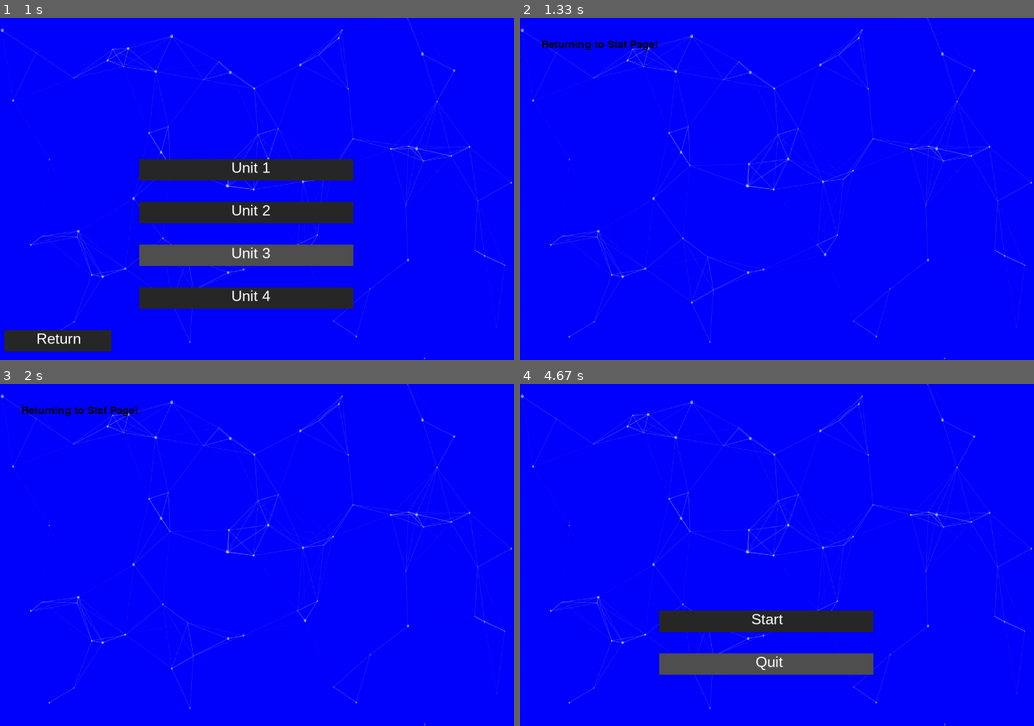
Above: before the commit, frames 1-4 (two rows, left to right).
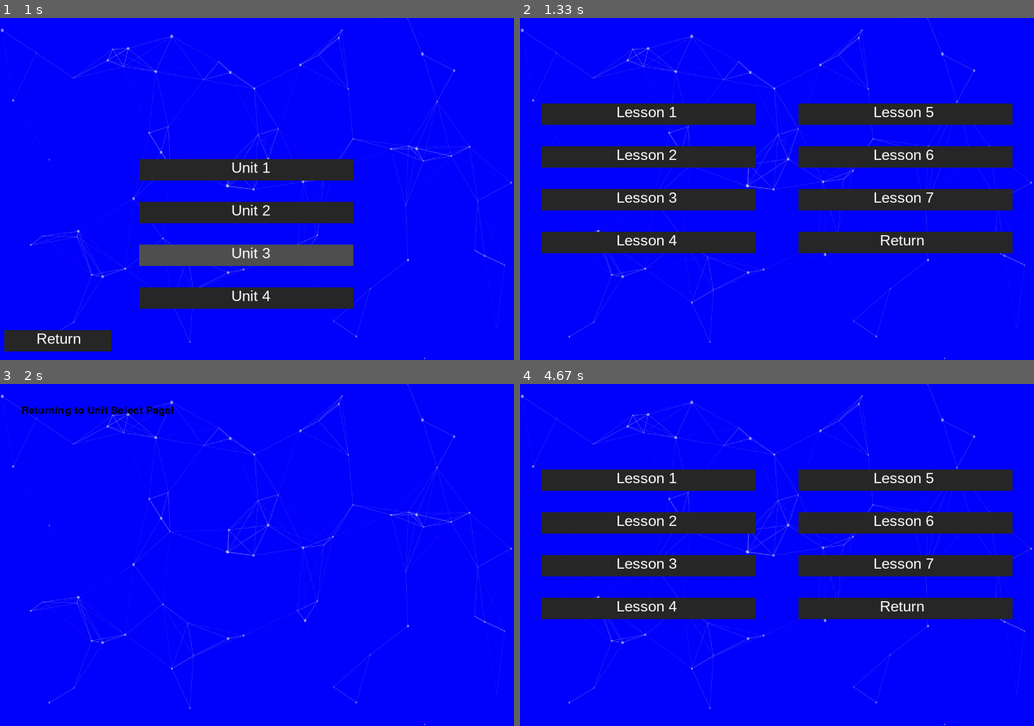
Above: after the commit, the same moments.

Repository: cinnamonflavoredbismuth/CS1400-2-Final
Game: pygame game, started from pygame_display.py
Same seed, same stepped clock (60 frames per second), same inputs: the game is played once before the commit and once after it.
Inputs (mouse positions are in pixels of both pictures, inside the frame that each line leads up to):
- Up to frame 1 (1 s): click "Create Account" at 0.43 s; click (308, 264) at 0.8 s
- Up to frame 2 (1.33 s): click "Unit 1" at 1.2 s
- Up to frame 3 (2 s): click (385, 565) at 1.6 s, where only the run after the commit has a clickable "Lesson 7"
- Up to frame 4 (4.67 s): click (766, 664) at 4.52 s, where only the run after the commit has a clickable "Unit 4"

Frame 1 is identical in both runs. In frame 2, 21% of the frame differs, in the area x 4-96%, y 6-69%; in frame 3, 0.2%; in frame 4, 25%, in the area x 4-96%, y 25-85%.

Commit message:
Co-authored-by: cinnamonflavoredbismuth <cinnamonflavoredbismuth@users.noreply.github.com> Co-authored-by: UCAS-LukeMurdock <UCAS-LukeMurdock@users.noreply.github.com> Co-authored-by: Tate-masterofCHAOS <Tate-masterofCHAOS@users.noreply.github.com>

Diff:
--- a/account_handler.py
+++ b/account_handler.py
@@ -55,7 +55,6 @@
         return (self.name,self.password,self.unit,self.lesson,self.streak,datetime.today(),self.lives)
 
     def display_streak(self): # displays streak
-        pass
         # Get user's account info from csv file
         input(f"Your streak is: {self.streak}\nPress Enter to Continue\n")
 
@@ -98,16 +97,23 @@
             return accs
 
 def new_account(name,password): #
-        name=name.strip()
-        password=password.strip()
-        acc=User(name,password,1,1,0,datetime.today(),3)
-        acc.basic()
-        exists=load(name)
-        if exists==False:
-            with open("users.csv", "a", newline='') as file:
-                writer = csv.writer(file)
-                writer.writerow(acc.export())
-            print('account successfully created')
-        else:
-            print('account already exists')
-            return False
+    name=name.strip()
+    password=password.strip()
+    acc=User(name,password,1,1,0,datetime.today(),3)
+    acc.basic()
+    exists=load(name)
+    if exists==False:
+        with open("users.csv", "a", newline='') as file:
+            writer = csv.writer(file)
+            writer.writerow(acc.export())
+        print('account successfully created')
+    else:
+        print('account already exists')
+        return False
+
+def log_in(name, password): # Checks to see if the user's inputted account exists
+    accs = load_all()
+    for acc in accs:
+        if acc.name == name and acc.pasword == password:
+            return True
+    return False
--- a/basic_functions.py
+++ b/basic_functions.py
@@ -7,3 +7,20 @@
         else:
             pygame.draw.rect(screen,dict['main_color'],[dict['StartPos']['x'],dict['StartPos']['y'],dict['width'],dict['height']]) # If mouse is not touching
         screen.blit(pygame.font.SysFont(dict['font'],dict['fontsize']).render(dict['text'] , True , dict["text_color"]),(dict['StartPos']['x']+dict["text_offset"],dict['StartPos']['y'])) # Putting text on the button
+
+
+def user_input():
+    pass
+
+EXAMPLE_DICT = {
+"width" : 500, # width of the button
+"height" : 50, # height of the button
+"StartPos": {"x" :  325,"y" : 630}, # Top left is 0,0
+"text": "Quit",
+"font": "Arial",
+"fontsize": 35,
+"hover_color": (80,80,80),
+"main_color": (40,40,40),
+"text_offset": 225,
+"text_color": (255,255,255)
+}
--- /dev/null
+++ b/lesson_select.py
@@ -0,0 +1,205 @@
+import pygame
+import csv
+import random
+from basic_functions import btn
+
+# Define the Spanish or Vanish game
+# This is a simple game where the user selects the correct answer from multiple options.
+# The game will display a lesson and multiple options, and the user has to select the correct one.
+# The game will be played using Pygame, a popular library for creating games in Python.
+def lesson_select():
+    # Define the Spanish or Vanish game
+    # This is a simple game where the user selects the correct answer from multiple options.
+    # The game will display a lesson and multiple options, and the user has to select the correct one.
+    # The game will be played using Pygame, a popular library for creating games in Python.
+
+    # Initialize Pygame
+    pygame.init()
+
+    # Set up the display
+    screen = pygame.display.set_mode((1200, 800))
+    pygame.display.set_caption('Spanish or Vanish')
+    pygame.display.set_icon(pygame.image.load('logo_uwu.png'))
+
+
+    # Image background
+    background_image = pygame.image.load('BG.webp')  # Load the image
+    background_image = pygame.transform.scale(background_image, (1200, 800))  # Scale to fit the screen
+
+    # Set up fonts
+    font = pygame.font.Font(None, 36)
+    title_font = pygame.font.Font(None, 72)  # Larger font for the title
+
+    #Set up buttons
+    lesson_1_btn = {
+    "width" : 500, # width of the button
+    "height" : 50, # height of the button
+    "StartPos": {"x" :  50,"y" : 200}, # Top left is 0,0
+    "text": "Lesson 1",
+    "font": "Arial",
+    "fontsize": 35,
+    "hover_color": (80,80,80),
+    "main_color": (40,40,40),
+    "text_offset": 175,
+    "text_color": (255,255,255)
+    }
+    lesson_2_btn = {
+    "width" : 500, # width of the button
+    "height" : 50, # height of the button
+    "StartPos": {"x" :  50,"y" : 300}, # Top left is 0,0
+    "text": "Lesson 2",
+    "font": "Arial",
+    "fontsize": 35,
+    "hover_color": (80,80,80),
+    "main_color": (40,40,40),
+    "text_offset": 175,
+    "text_color": (255,255,255)
+    }
+    lesson_3_btn = {
+    "width" : 500, # width of the button
+    "height" : 50, # height of the button
+    "StartPos": {"x" :  50,"y" : 400}, # Top left is 0,0
+    "text": "Lesson 3",
+    "font": "Arial",
+    "fontsize": 35,
+    "hover_color": (80,80,80),
+    "main_color": (40,40,40),
+    "text_offset": 175,
+    "text_color": (255,255,255)
+    }
+    lesson_4_btn = {
+    "width" : 500, # width of the button
+    "height" : 50, # height of the button
+    "StartPos": {"x" :  50,"y" : 500}, # Top left is 0,0
+    "text": "Lesson 4",
+    "font": "Arial",
+    "fontsize": 35,
+    "hover_color": (80,80,80),
+    "main_color": (40,40,40),
+    "text_offset": 175,
+    "text_color": (255,255,255)
+    }
+    lesson_5_btn = {
+    "width" : 500, # width of the button
+    "height" : 50, # height of the button
+    "StartPos": {"x" :  650,"y" : 200}, # Top left is 0,0
+    "text": "Lesson 5",
+    "font": "Arial",
+    "fontsize": 35,
+    "hover_color": (80,80,80),
+    "main_color": (40,40,40),
+    "text_offset": 175,
+    "text_color": (255,255,255)
+    }
+    lesson_6_btn = {
+    "width" : 500, # width of the button
+    "height" : 50, # height of the button
+    "StartPos": {"x" :  650,"y" : 300}, # Top left is 0,0
+    "text": "Lesson 6",
+    "font": "Arial",
+    "fontsize": 35,
+    "hover_color": (80,80,80),
+    "main_color": (40,40,40),
+    "text_offset": 175,
+    "text_color": (255,255,255)
+    }
+    lesson_7_btn = {
+    "width" : 500, # width of the button
+    "height" : 50, # height of the button
+    "StartPos": {"x" :  650,"y" : 400}, # Top left is 0,0
+    "text": "Lesson 7",
+    "font": "Arial",
+    "fontsize": 35,
+    "hover_color": (80,80,80),
+    "main_color": (40,40,40),
+    "text_offset": 175,
+    "text_color": (255,255,255)
+    }
+    return_btn = {
+    "width" : 500, # width of the button
+    "height" : 50, # height of the button
+    "StartPos": {"x" :  650,"y" : 500}, # Top left is 0,0
+    "text": "Return",
+    "font": "Arial",
+    "fontsize": 35,
+    "hover_color": (80,80,80),
+    "main_color": (40,40,40),
+    "text_offset": 190,
+    "text_color": (255,255,255)
+    }
+
+
+
+
+
+    # Load lessons and questions from CSV
+    lessons = []
+    with open('Lessons.csv', 'r') as file:
+        reader = csv.reader(file)
+        for row in reader:
+            lessons.append(row)
+
+    # Start with the first lesson
+    current_lesson = 0
+    selected_option = -1  # No option selected initially
+
+    # Define button positions
+
+    # Main loop
+    running = True
+    while running:
+        screen.fill((255, 255, 255))  # Clear the screen with a white background
+        screen.blit(background_image, (0,0))
+        # Display the options
+        btn(lesson_1_btn)
+        btn(lesson_2_btn)
+        btn(lesson_3_btn)
+        btn(lesson_4_btn)
+        btn(lesson_5_btn)
+        btn(lesson_6_btn)
+        btn(lesson_7_btn)
+        btn(return_btn)
+        for event in pygame.event.get():
+            if event.type == pygame.QUIT:
+                running = False
+            elif event.type == pygame.MOUSEBUTTONDOWN:
+                if lesson_1_btn['StartPos']['x'] <= event.pos[0] <= lesson_1_btn['StartPos']['x'] + lesson_1_btn['width'] and lesson_1_btn['StartPos']['y'] <= event.pos[1] <= lesson_1_btn['StartPos']['y'] + lesson_1_btn['height']:
+                    # Go back to the main menu
+                    running = False
+
+                elif lesson_2_btn['StartPos']['x'] <= event.pos[0] <= lesson_2_btn['StartPos']['x'] + lesson_2_btn['width'] and lesson_2_btn['StartPos']['y'] <= event.pos[1] <= lesson_2_btn['StartPos']['y'] + lesson_2_btn['height']:
+                    running = False
+
+                elif lesson_3_btn['StartPos']['x'] <= event.pos[0] <= lesson_3_btn['StartPos']['x'] + lesson_3_btn['width'] and lesson_3_btn['StartPos']['y'] <= event.pos[1] <= lesson_3_btn['StartPos']['y'] + lesson_3_btn['height']:
+                    running = False
+
+                elif lesson_4_btn['StartPos']['x'] <= event.pos[0] <= lesson_4_btn['StartPos']['x'] + lesson_4_btn['width'] and lesson_4_btn['StartPos']['y'] <= event.pos[1] <= lesson_4_btn['StartPos']['y'] + lesson_4_btn['height']:
+                    running = False
+
+                elif lesson_5_btn['StartPos']['x'] <= event.pos[0] <= lesson_5_btn['StartPos']['x'] + lesson_5_btn['width'] and lesson_5_btn['StartPos']['y'] <= event.pos[1] <= lesson_5_btn['StartPos']['y'] + lesson_5_btn['height']:
+                    running = False
+
+                elif lesson_6_btn['StartPos']['x'] <= event.pos[0] <= lesson_6_btn['StartPos']['x'] + lesson_6_btn['width'] and lesson_6_btn['StartPos']['y'] <= event.pos[1] <= lesson_6_btn['StartPos']['y'] + lesson_6_btn['height']:
+                    running = False
+
+                elif lesson_7_btn['StartPos']['x'] <= event.pos[0] <= lesson_7_btn['StartPos']['x'] + lesson_7_btn['width'] and lesson_7_btn['StartPos']['y'] <= event.pos[1] <= lesson_7_btn['StartPos']['y'] + lesson_7_btn['height']:
+                    running = False
+
+                if return_btn['StartPos']['x'] <= event.pos[0] <= return_btn['StartPos']['x'] + return_btn['width'] and return_btn['StartPos']['y'] <= event.pos[1] <= return_btn['StartPos']['y'] + return_btn['height']:
+                    # Go back to the main menu
+                    running = False
+
+
+
+
+        pygame.display.flip()  # Update the display
+        pygame.time.delay(100)  # Delay to control frame rate
+
+    # End of the game loop
+    final_message = "Returning to Unit Select Page!"
+    final_surface = font.render(final_message, True, (0, 0, 0))
+    screen.fill((255, 255, 255))  # Clear the screen for the final message
+    screen.blit(background_image, (0,0))
+    screen.blit(final_surface, (50, 50))
+    pygame.display.flip()  # Update the display
+    pygame.time.delay(2000)  # Wait for 2 seconds before quitting
--- /dev/null
+++ b/misc.py
@@ -0,0 +1,36 @@
+# Miscellaneous
+
+# Luke's dislocated Functions
+import matplotlib.pyplot as plt
+
+def accuracy_visual(correct, questions): # Displays a pie chart for the accuracy of an amount of questions with an amount of correctly answered ones
+
+    correct_perc = round((int(correct) / int(questions)) * 100)
+    data = [100-correct_perc, correct_perc] # Add up to 100
+    labels = ['Incorrect', 'Correct']
+    colors = ['tab:red', 'tab:green']
+    explode = (0.1, 0)
+
+    plt.pie(data, labels=labels, colors=colors, explode=explode, shadow=True, autopct='%1.0f%%')
+    plt.title('Accuracy')
+    plt.show()
+
+def do_unit(): #
+    acc = load(name) #?
+    # Get user's account info from csv file
+    #if acc.unit == final quiz
+    #     Set the quiz to have every question in its question bank
+    # else:
+    #     if user.unit ==  on and set the lesson and quiz for that unit
+    #     # input(f"The lesson content:\n{}\nPress Enter to Continue\n")
+    # lesson/quiz()
+
+def social():
+    accs = load_all()
+    print("\nStreak Leaderboard\n")
+    streaks = []
+    for acc in accs:
+        streaks.append([acc.streak, acc.name])
+    ranked_streaks = sorted(streaks, key=lambda acc: int(acc[0]), reverse=True)
+    for rank, streak in enumerate(ranked_streaks[:10]):
+        print(f"{rank+1}. {streak[1]} - {streak[0]} days")
--- a/pygame_display.py
+++ b/pygame_display.py
@@ -100,14 +100,14 @@
                 if event.type == pygame.QUIT:
                     running = False
                 elif event.type == pygame.MOUSEBUTTONDOWN:
-                    if Quit_btn['StartPos']['x'] <= event.pos[0] <= Quit_btn['StartPos']['x'] + Quit_btn['width'] and Quit_btn['StartPos']['y'] <= event.pos[1] <= Quit_btn['StartPos']['y'] + Quit_btn['height']:
+                    if Quit_btn['StartPos']['x'] <= event.pos[0] <= Quit_btn['StartPos']['x'] + Quit_btn['width'] and Quit_btn['StartPos']['y'] <= event.pos[1] <= Quit_btn['StartPos']['y'] + Quit_btn['height']: # If  quit button clicked
                         # Go back to the main menu
                         running = False
 
-                    elif Account_create_btn['StartPos']['x'] …(172 unchanged characters)… s']['y'] + Account_create_btn['height']:
+                    elif Account_create_btn['StartPos']['x'] …(172 unchanged characters)… s']['y'] + Account_create_btn['height']: # If Account Create button clicked
                         lessons()
 
-                    elif Log_in_btn['StartPos']['x'] <= event.pos[0] <= Log_in_btn['StartPos']['x'] + Log_in_btn['width'] and Log_in_btn['StartPos']['y'] <= event.pos[1] <= Log_in_btn['StartPos']['y'] + Log_in_btn['height']:
+                    elif Log_in_btn['StartPos']['x'] <= event.pos[0] <= Log_in_btn['StartPos']['x'] + Log_in_btn['width'] and Log_in_btn['StartPos']['y'] <= event.pos[1] <= Log_in_btn['StartPos']['y'] + Log_in_btn['height']: # If Log In button clicked
                         running = False
 
 
--- /dev/null
+++ b/sign_up_screen.py
@@ -0,0 +1,3 @@
+from account_handler import *
+import pygame
+from basic_functions import btn
--- a/unit.py
+++ b/unit.py
@@ -2,6 +2,7 @@
 import csv
 import random
 from basic_functions import btn
+from lesson_select import lesson_select
 
 
 # Define the Spanish or Vanish game
@@ -9,150 +10,147 @@
 # The game will display a lesson and multiple options, and the user has to select the correct one.
 # The game will be played using Pygame, a popular library for creating games in Python.
 def unit_select():
-    # Define the Spanish or Vanish game
-    # This is a simple game where the user selects the correct answer from multiple options.
-    # The game will display a lesson and multiple options, and the user has to select the correct one.
-    # The game will be played using Pygame, a popular library for creating games in Python.
+    while True:
+        # Initialize Pygame
+        pygame.init()
 
-    # Initialize Pygame
-    pygame.init()
-
-    # Set up the display
-    screen = pygame.display.set_mode((1200, 800))
-    pygame.display.set_caption('Spanish or Vanish')
-    pygame.display.set_icon(pygame.image.load('logo_uwu.png'))
+        # Set up the display
+        screen = pygame.display.set_mode((1200, 800))
+        pygame.display.set_caption('Spanish or Vanish')
+        pygame.display.set_icon(pygame.image.load('logo_uwu.png'))
 
 
-    # Image background
-    background_image = pygame.image.load('BG.webp')  # Load the image
-    background_image = pygame.transform.scale(background_image, (1200, 800))  # Scale to fit the screen
+        # Image background
+        background_image = pygame.image.load('BG.webp')  # Load the image
+        background_image = pygame.transform.scale(background_image, (1200, 800))  # Scale to fit the screen
 
-    # Set up fonts
-    font = pygame.font.Font(None, 36)
-    title_font = pygame.font.Font(None, 72)  # Larger font for the title
+        # Set up fonts
+        font = pygame.font.Font(None, 36)
+        title_font = pygame.font.Font(None, 72)  # Larger font for the title
 
-    #Set up buttons
-    unit1_btn = {
-    "width" : 500, # width of the button
-    "height" : 50, # height of the button
-    "StartPos": {"x" :  325,"y" : 330}, # Top left is 0,0
-    "text": "Unit 1",
-    "font": "Arial",
-    "fontsize": 35,
-    "hover_color": (80,80,80),
-    "main_color": (40,40,40),
-    "text_offset": 215,
-    "text_color": (255,255,255)
-    }
-    unit2_btn = {
-    "width" : 500, # width of the button
-    "height" : 50, # height of the button
-    "StartPos": {"x" :  325,"y" : 430}, # Top left is 0,0
-    "text": "Unit 2",
-    "font": "Arial",
-    "fontsize": 35,
-    "hover_color": (80,80,80),
-    "main_color": (40,40,40),
-    "text_offset": 215,
-    "text_color": (255,255,255)
-    }
-    unit3_btn = {
-    "width" : 500, # width of the button
-    "height" : 50, # height of the button
-    "StartPos": {"x" :  325,"y" : 530}, # Top left is 0,0
-    "text": "Unit 3",
-    "font": "Arial",
-    "fontsize": 35,
-    "hover_color": (80,80,80),
-    "main_color": (40,40,40),
-    "text_offset": 215,
-    "text_color": (255,255,255)
-    }
-    unit4_btn = {
-    "width" : 500, # width of the button
-    "height" : 50, # height of the button
-    "StartPos": {"x" :  325,"y" : 630}, # Top left is 0,0
-    "text": "Unit 4",
-    "font": "Arial",
-    "fontsize": 35,
-    "hover_color": (80,80,80),
-    "main_color": (40,40,40),
-    "text_offset": 215,
-    "text_color": (255,255,255)
-    }
-    return_btn = {
-    "width" : 250, # width of the button
-    "height" : 50, # height of the button
-    "StartPos": {"x" :  10,"y" : 730}, # Top left is 0,0
-    "text": "Return",
-    "font": "Arial",
-    "fontsize": 35,
-    "hover_color": (80,80,80),
-    "main_color": (40,40,40),
-    "text_offset": 75,
-    "text_color": (255,255,255)
-    }
+        #Set up buttons
+        unit1_btn = {
+        "width" : 500, # width of the button
+        "height" : 50, # height of the button
+        "StartPos": {"x" :  325,"y" : 330}, # Top left is 0,0
+        "text": "Unit 1",
+        "font": "Arial",
+        "fontsize": 35,
+        "hover_color": (80,80,80),
+        "main_color": (40,40,40),
+        "text_offset": 215,
+        "text_color": (255,255,255)
+        }
+        unit2_btn = {
+        "width" : 500, # width of the button
+        "height" : 50, # height of the button
+        "StartPos": {"x" :  325,"y" : 430}, # Top left is 0,0
+        "text": "Unit 2",
+        "font": "Arial",
+        "fontsize": 35,
+        "hover_color": (80,80,80),
+        "main_color": (40,40,40),
+        "text_offset": 215,
+        "text_color": (255,255,255)
+        }
+        unit3_btn = {
+        "width" : 500, # width of the button
+        "height" : 50, # height of the button
+        "StartPos": {"x" :  325,"y" : 530}, # Top left is 0,0
+        "text": "Unit 3",
+        "font": "Arial",
+        "fontsize": 35,
+        "hover_color": (80,80,80),
+        "main_color": (40,40,40),
+        "text_offset": 215,
+        "text_color": (255,255,255)
+        }
+        unit4_btn = {
+        "width" : 500, # width of the button
+        "height" : 50, # height of the button
+        "StartPos": {"x" :  325,"y" : 630}, # Top left is 0,0
+        "text": "Unit 4",
+        "font": "Arial",
+        "fontsize": 35,
+        "hover_color": (80,80,80),
+        "main_color": (40,40,40),
+        "text_offset": 215,
+        "text_color": (255,255,255)
+        }
+        return_btn = {
+        "width" : 250, # width of the button
+        "height" : 50, # height of the button
+        "StartPos": {"x" :  10,"y" : 730}, # Top left is 0,0
+        "text": "Return",
+        "font": "Arial",
+        "fontsize": 35,
+        "hover_color": (80,80,80),
+        "main_color": (40,40,40),
+        "text_offset": 75,
+        "text_color": (255,255,255)
+        }
 
 
 
 
 
-    # Load lessons and questions from CSV
-    lessons = []
-    with open('Lessons.csv', 'r') as file:
-        reader = csv.reader(file)
-        for row in reader:
-            lessons.append(row)
+        # Load lessons and questions from CSV
+        lessons = []
+        with open('Lessons.csv', 'r') as file:
+            reader = csv.reader(file)
+            for row in reader:
+                lessons.append(row)
 
-    # Start with the first lesson
-    current_lesson = 0
-    selected_option = -1  # No option selected initially
+        # Start with the first lesson
+        current_lesson = 0
+        selected_option = -1  # No option selected initially
 
-    # Define button positions
+        # Define button positions
 
-    # Main loop
-    running = True
-    while running:
-        screen.fill((255, 255, 255))  # Clear the screen with a white background
-        screen.blit(background_image, (0,0))
-        # Display the options
-        btn(unit1_btn)
-        btn(unit2_btn)
-        btn(unit3_btn)
-        btn(unit4_btn)
-        btn(return_btn)
-        for event in pygame.event.get():
-            if event.type == pygame.QUIT:
-                running = False
-            elif event.type == pygame.MOUSEBUTTONDOWN:
-                if unit1_btn['StartPos']['x'] <= event.pos[0] <= unit1_btn['StartPos']['x'] + unit1_btn['width'] and unit1_btn['StartPos']['y'] <= event.pos[1] <= unit1_btn['StartPos']['y'] + unit1_btn['height']:
-                    # Go back to the main menu
+        # Main loop
+        running = True
+        while running:
+            screen.fill((255, 255, 255))  # Clear the screen with a white background
+            screen.blit(background_image, (0,0))
+            # Display the options
+            btn(unit1_btn)
+            btn(unit2_btn)
+            btn(unit3_btn)
+            btn(unit4_btn)
+            btn(return_btn)
+            for event in pygame.event.get():
+                if event.type == pygame.QUIT:
                     running = False
+                elif event.type == pygame.MOUSEBUTTONDOWN:
+                    if unit1_btn['StartPos']['x'] <= event.pos[0] <= unit1_btn['StartPos']['x'] + unit1_btn['width'] and unit1_btn['StartPos']['y'] <= event.pos[1] <= unit1_btn['StartPos']['y'] + unit1_btn['height']:
+                        # Go back to the main menu
+                        lesson_select()
 
-                elif unit2_btn['StartPos']['x'] <= event.pos[0] <= unit2_btn['StartPos']['x'] + unit2_btn['width'] and unit2_btn['StartPos']['y'] <= event.pos[1] <= unit2_btn['StartPos']['y'] + unit2_btn['height']:
-                    running = False
+                    elif unit2_btn['StartPos']['x'] <= event.pos[0] <= unit2_btn['StartPos']['x'] + unit2_btn['width'] and unit2_btn['StartPos']['y'] <= event.pos[1] <= unit2_btn['StartPos']['y'] + unit2_btn['height']:
+                        lesson_select()
 
-                elif unit3_btn['StartPos']['x'] <= event.pos[0] <= unit3_btn['StartPos']['x'] + unit3_btn['width'] and unit3_btn['StartPos']['y'] <= event.pos[1] <= unit3_btn['StartPos']['y'] + unit3_btn['height']:
-                    running = False
+                    elif unit3_btn['StartPos']['x'] <= event.pos[0] <= unit3_btn['StartPos']['x'] + unit3_btn['width'] and unit3_btn['StartPos']['y'] <= event.pos[1] <= unit3_btn['StartPos']['y'] + unit3_btn['height']:
+                        lesson_select()
 
-                elif unit4_btn['StartPos']['x'] <= event.pos[0] <= unit4_btn['StartPos']['x'] + unit4_btn['width'] and unit4_btn['StartPos']['y'] <= event.pos[1] <= unit4_btn['StartPos']['y'] + unit4_btn['height']:
-                    running = False
+                    elif unit4_btn['StartPos']['x'] <= event.pos[0] <= unit4_btn['StartPos']['x'] + unit4_btn['width'] and unit4_btn['StartPos']['y'] <= event.pos[1] <= unit4_btn['StartPos']['y'] + unit4_btn['height']:
+                        lesson_select()
 
-                if return_btn['StartPos']['x'] <= event.pos[0] <= return_btn['StartPos']['x'] + return_btn['width'] and return_btn['StartPos']['y'] <= event.pos[1] <= return_btn['StartPos']['y'] + return_btn['height']:
-                    # Go back to the main menu
-                    running = False
+                    elif return_btn['StartPos']['x'] <= event.pos[0] <= return_btn['StartPos']['x'] + return_btn['width'] and return_btn['StartPos']['y'] <= event.pos[1] <= return_btn['StartPos']['y'] + return_btn['height']:
+                        # Go back to the main menu
+                        running = False
 
 
 
 
+            pygame.display.flip()  # Update the display
+            pygame.time.delay(100)  # Delay to control frame rate
+
+        # End of the game loop
+        final_message = "Returning to Stat Page!"
+        final_surface = font.render(final_message, True, (0, 0, 0))
+        screen.fill((255, 255, 255))  # Clear the screen for the final message
+        screen.blit(background_image, (0,0))
+        screen.blit(final_surface, (50, 50))
         pygame.display.flip()  # Update the display
-        pygame.time.delay(100)  # Delay to control frame rate
-
-    # End of the game loop
-    final_message = "Returning to Stat Page!"
-    final_surface = font.render(final_message, True, (0, 0, 0))
-    screen.fill((255, 255, 255))  # Clear the screen for the final message
-    screen.blit(background_image, (0,0))
-    screen.blit(final_surface, (50, 50))
-    pygame.display.flip()  # Update the display
-    pygame.time.delay(2000)  # Wait for 2 seconds before quitting
+        pygame.time.delay(2000)  # Wait for 2 seconds before quitting
+        break
Empty file added: log_in_screen.py
